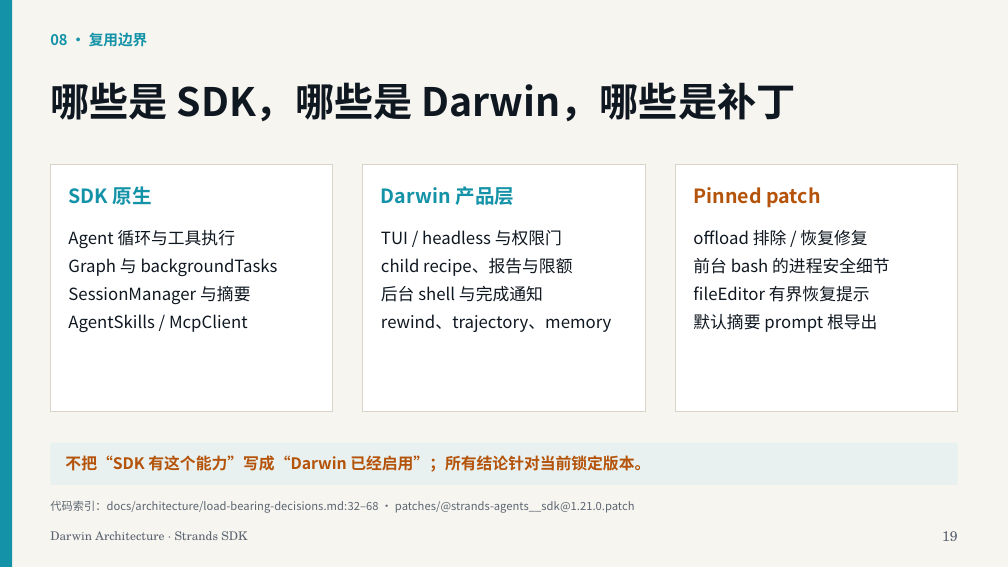
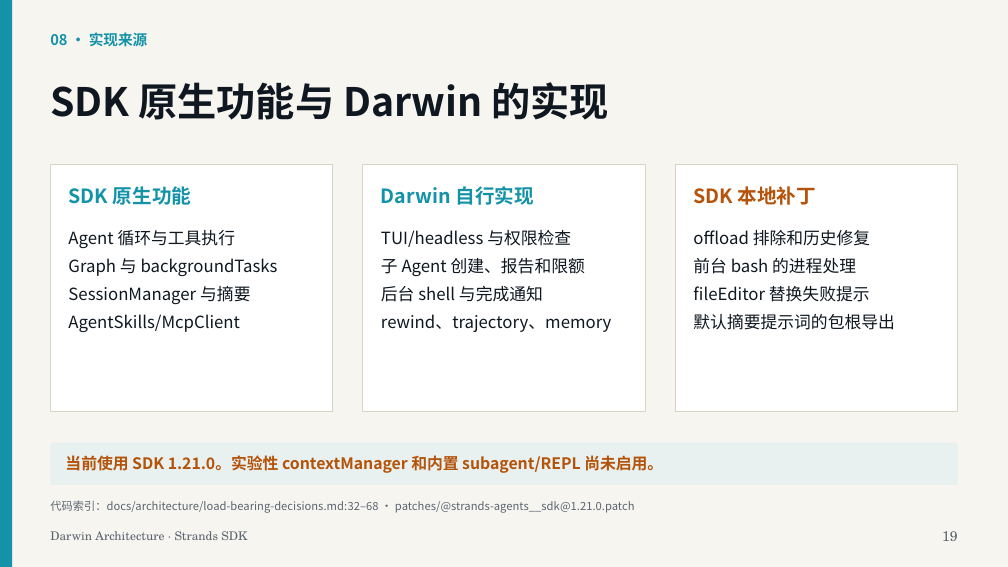
Before and after one commit to xiehust/strands-darwin, a slide deck: slide 19 of docs/ppt/darwin-architecture-strands-sdk.zh-CN.pptx. Drawn at 1008x567 pixels with LibreOffice and Linux fonts; fonts in the diff are those of the drawing. Boxes give left, top, right and bottom in pixels: in the first picture for what was removed or moved away, otherwise in the second. Text is boxed around its words. In the diff, an @@ line names an element or a change of style, - is before the commit and + after.

```diff
--- a/docs/ppt/darwin-architecture-strands-sdk.zh-CN.pptx
+++ b/docs/ppt/darwin-architecture-strands-sdk.zh-CN.pptx
@@ text at bbox=[50, 32, 147, 46]: text changed @@
-08 · 复用边界
+08 · 实现来源
@@ text at bbox=[50, 82, 608, 120]: text changed @@
-哪些是 SDK，哪些是 Darwin，哪些是补丁
+SDK 原生功能与 Darwin 的实现
@@ text at bbox=[68, 186, 191, 205]: text changed @@
-SDK 原生
+SDK 原生功能
@@ text at bbox=[381, 186, 533, 205]: text changed @@
-Darwin 产品层
+Darwin 自行实现
@@ text at bbox=[693, 186, 817, 205]: text changed @@
-Pinned patch
+SDK 本地补丁
@@ text at bbox=[381, 230, 585, 276]: text changed @@
-TUI / headless 与权限门
-child recipe、报告与限额
+TUI/headless 与权限检查
+子 Agent 创建、报告和限额
@@ text at bbox=[693, 230, 895, 330]: text changed @@
-offload 排除 / 恢复修复
-前台 bash 的进程安全细节
-fileEditor 有界恢复提示
-默认摘要 prompt 根导出
+offload 排除和历史修复
+前台 bash 的进程处理
+fileEditor 替换失败提示
+默认摘要提示词的包根导出
@@ text at bbox=[68, 314, 240, 332]: spaces changed @@
-AgentSkills / McpClient
+AgentSkills/McpClient
@@ text at bbox=[65, 455, 663, 473]: text changed @@
-不把“SDK 有这个能力”写成“Darwin 已经启用”；所有结论针对当前锁定版本。
+当前使用 SDK 1.21.0。实验性 contextManager 和内置 subagent/REPL 尚未启用。
```
Also in this commit, not shown: 20 other slides changed, 2 other files.
